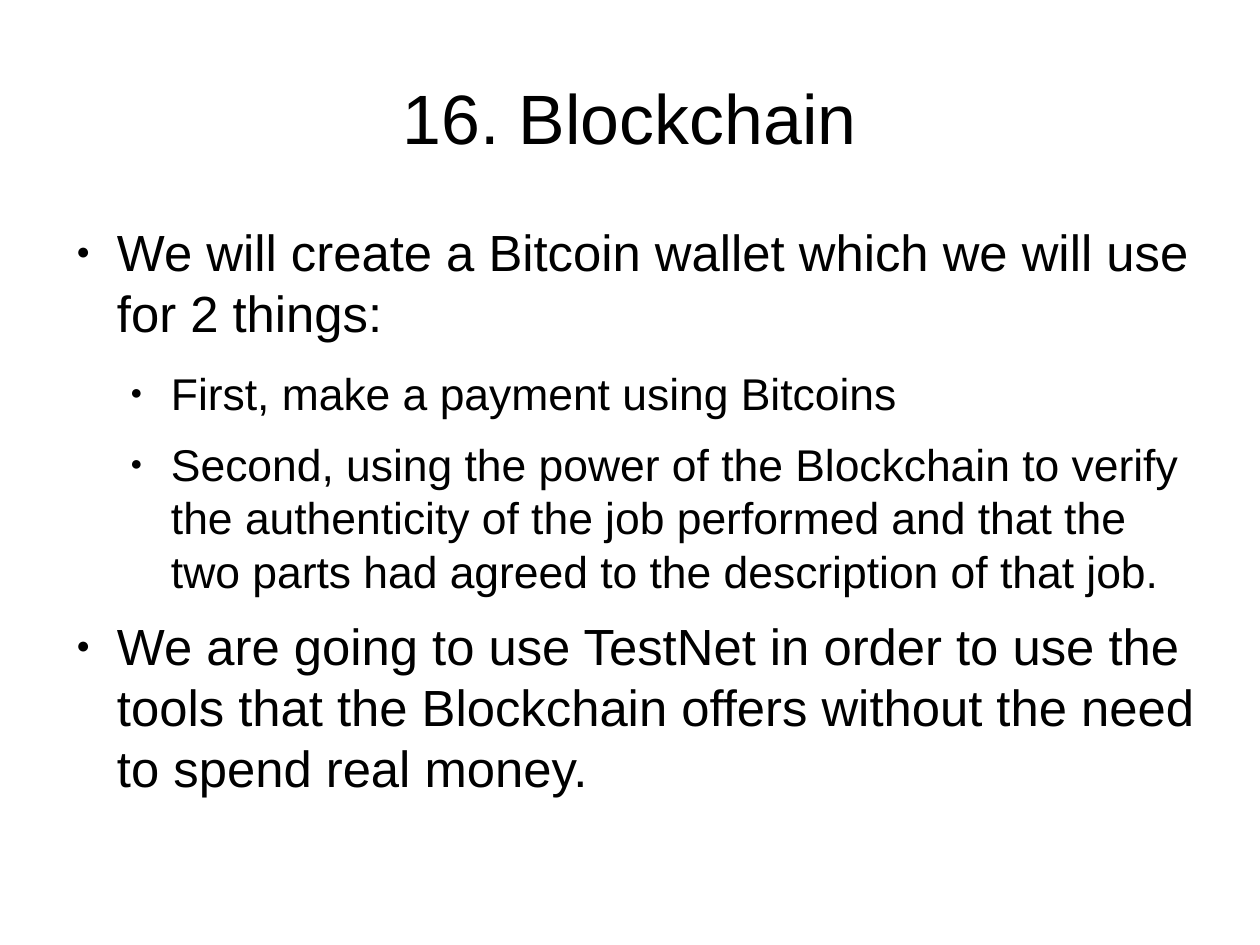
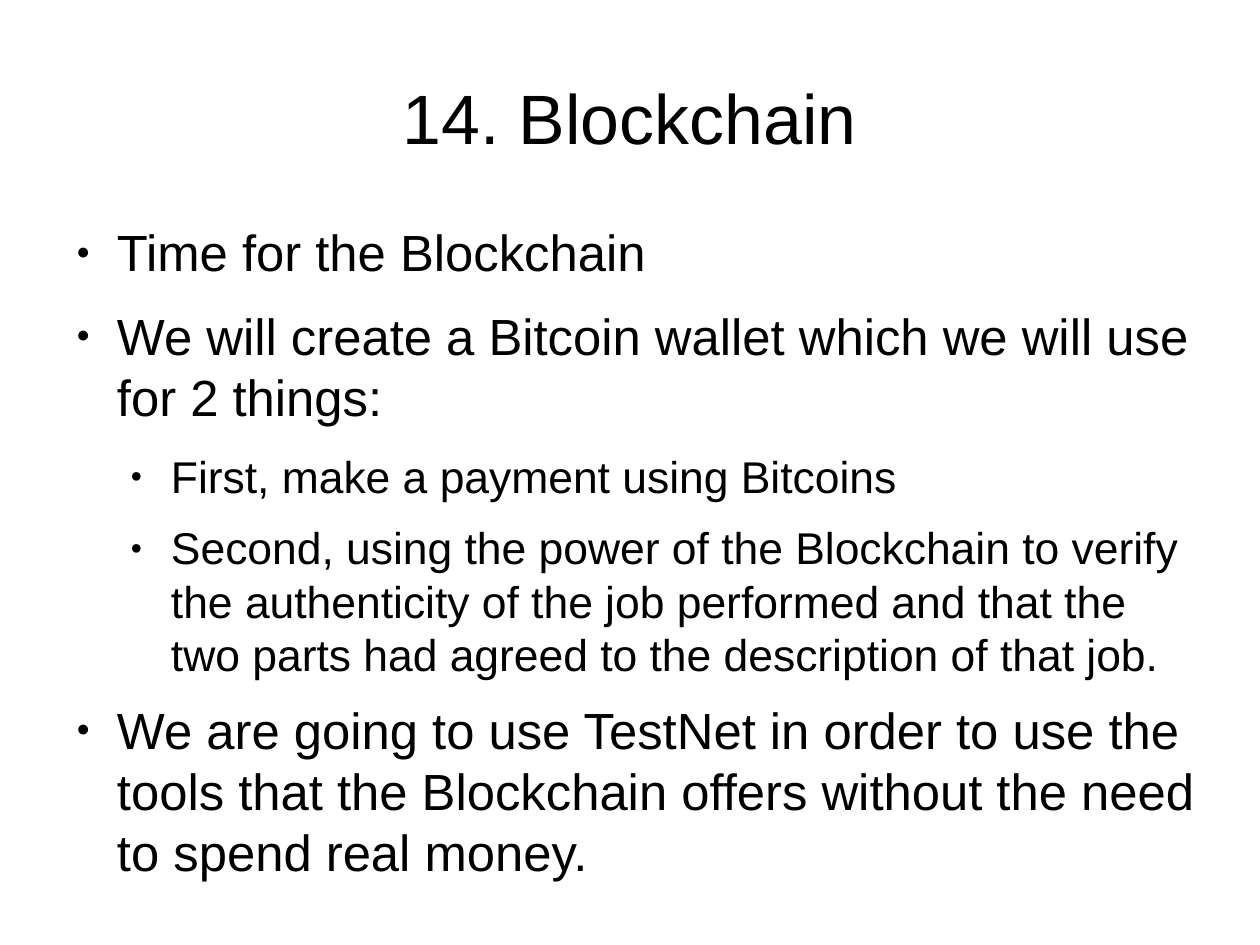
Before and after one commit to EstebanGameDevelopment/YourSharingEconomyApp, a slide deck: slide 18 of TUTORIAL.odp (slide 19 before the commit). Drawn at 1260x945 pixels with LibreOffice and Linux fonts; fonts in the diff are those of the drawing. Boxes give left, top, right and bottom in pixels: in the first picture for what was removed or moved away, otherwise in the second. Text is boxed around its words. In the diff, an @@ line names an element or a change of style, - is before the commit and + after.

Commit message:
Presentations updated. Included Blockchain for Sharing Economy App.

```diff
--- a/TUTORIAL.odp
+++ b/TUTORIAL.odp
@@ title at (x1=403, y1=93, x2=857, y2=145): text changed @@
-16. Blockchain
+14. Blockchain
@@ text at (x1=117, y1=234, x2=646, y2=272): paragraph added @@
+● Time for the Blockchain
```
Also in this commit, not shown: 6 other slides changed, 4 slides added, 2 slides removed, 3 other files.
